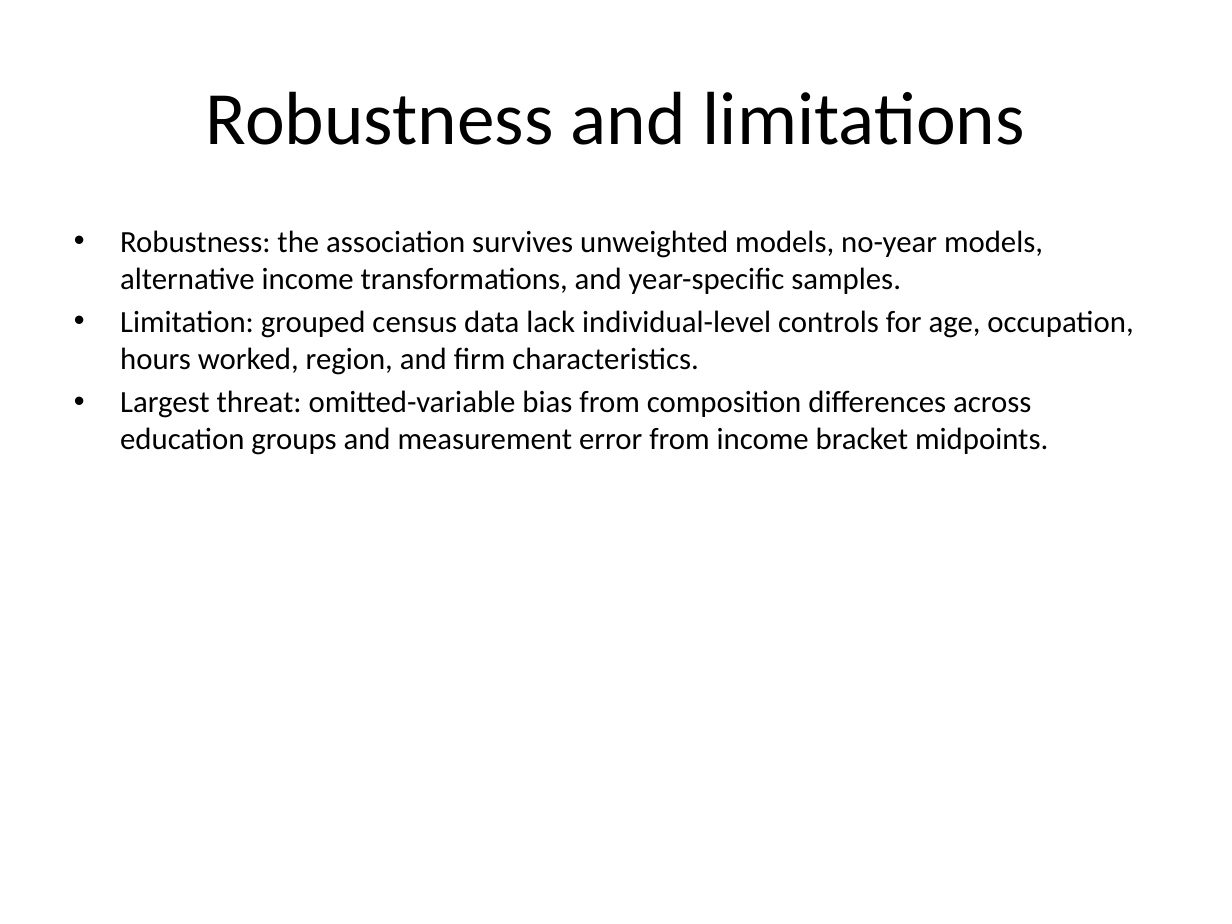
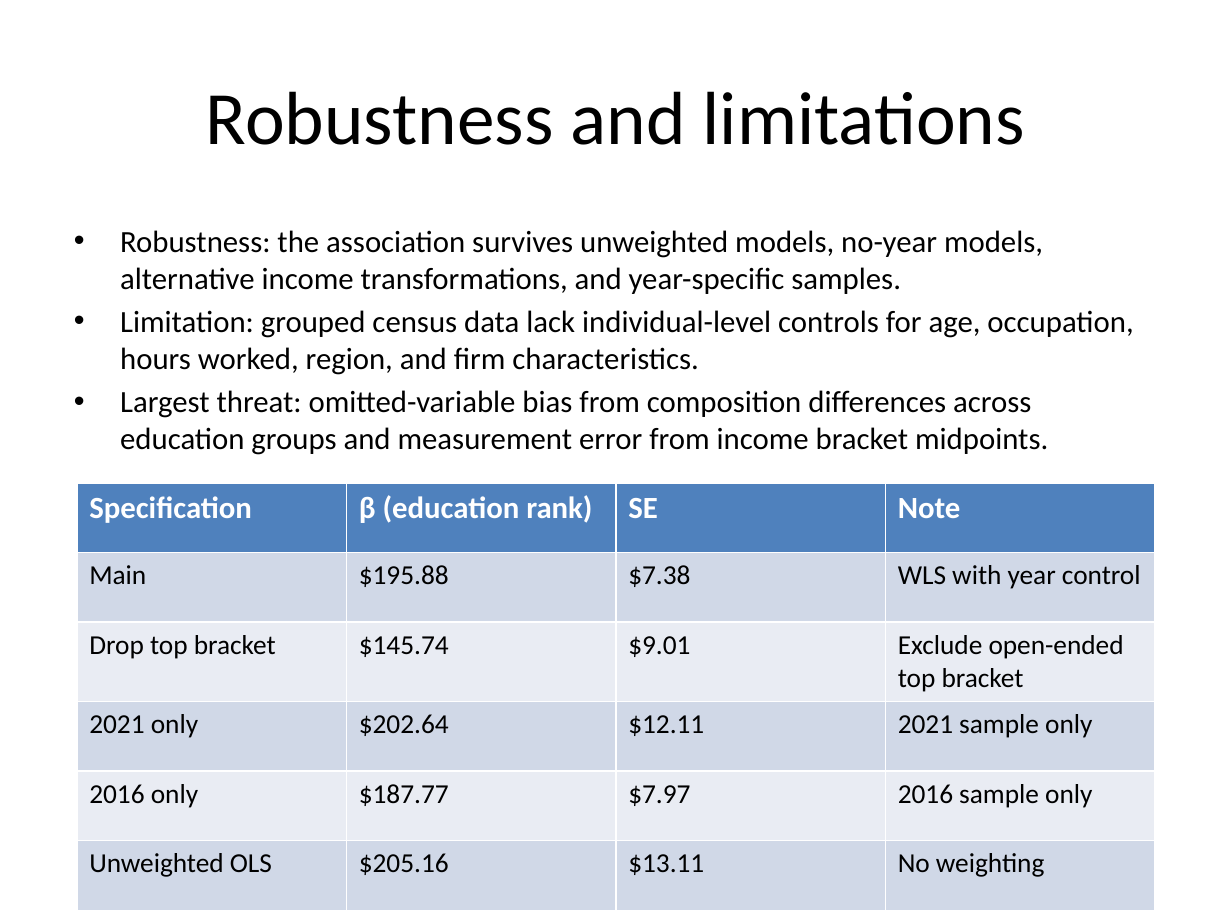
Before and after one commit to glew0008/ecc3479-project, a slide deck: slide 8 of slides/Education_and_Income_Presentation_cleaned.pptx (slide 9 before the commit). Drawn at 1232x924 pixels with LibreOffice and Linux fonts; fonts in the diff are those of the drawing. Boxes give left, top, right and bottom in pixels: in the first picture for what was removed or moved away, otherwise in the second. Text is boxed around its words. In the diff, an @@ line names an element or a change of style, - is before the commit and + after.

```diff
--- a/slides/Education_and_Income_Presentation_cleaned.pptx
+++ b/slides/Education_and_Income_Presentation_cleaned.pptx
@@ table added at <box>76,483,1156,909</box>, 6 rows, 4 columns @@
+Specification | β (education rank) | SE | Note
+Main | $195.88 | $7.38 | WLS with year control
+Drop top bracket | $145.74 | $9.01 | Exclude open-ended top bracket
+2021 only | $202.64 | $12.11 | 2021 sample only
+2016 only | $187.77 | $7.97 | 2016 sample only
+Unweighted OLS | $205.16 | $13.11 | No weighting
```
Also in this commit, not shown: 7 other slides changed, 1 slide added, 3 slides removed.
